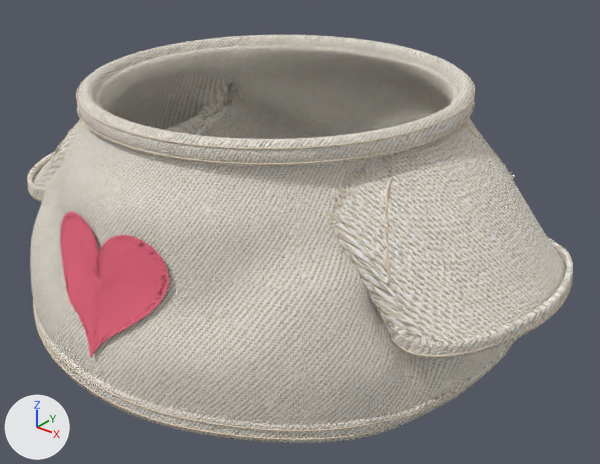
An edit to the glTF model assets/runner/accessories/sewn_shirt_love_chick.glb, drawn before and after from the same camera.
The view is the same before and after, from a camera (50 mm lens) standing at (0.597, -0.685, 0.765) and looking at (0.038, 0.015, 0.332). Lighting does not change. The marker at lower left points along +X, +Y and +Z. The older version comes first.

The scene before the commit, as lines of its bpy script (objects in view):
```python
me_dobladillo_de_algodón___cuello = bpy.data.meshes.new('Dobladillo de algodón · Cuello')
me_dobladillo_de_algodón___cuello.from_pydata(...)  # 2048 vertices, 4096 faces; spans x -0.219..0.219, y -0.203..0.244, z 0.488..0.513
me_dobladillo_de_algodón___cuello.materials.append(mat_algodón_crema_grueso)
me_dobladillo_de_manga_cosida_1 = bpy.data.meshes.new('Dobladillo de manga cosida 1')
me_dobladillo_de_manga_cosida_1.from_pydata(...)  # 780 vertices, 1560 faces; spans x 0.198..0.36, y -0.13..0.141, z 0.324..0.396
me_dobladillo_de_manga_cosida_1.materials.append(mat_algodón_crema_grueso)
me_pespunte___cuello_001 = bpy.data.meshes.new('Pespunte · Cuello.001')
me_pespunte___cuello_001.from_pydata(...)  # 1024 vertices, 2048 faces; spans x -0.219..0.219, y -0.203..0.244, z 0.507..0.508
me_pespunte___cuello_001.materials.append(mat_hilo_de_costura_crema)  # beige #e2cfb7
ob_dobladillo_de_algodón___cuello = bpy.data.objects.new('Dobladillo de algodón · Cuello', me_dobladillo_de_algodón___cuello)
ob_dobladillo_de_algodón___cuello.location = (0.0, 0.0, 0.0)
ob_dobladillo_de_manga_cosida_1 = bpy.data.objects.new('Dobladillo de manga cosida 1', me_dobladillo_de_manga_cosida_1)
ob_dobladillo_de_manga_cosida_1.location = (0.0, 0.0, 0.0)
ob_pespunte___cuello_001 = bpy.data.objects.new('Pespunte · Cuello.001', me_pespunte___cuello_001)
ob_pespunte___cuello_001.location = (0.0, 0.0, 0.0)
# also in view: 'Bordado corazón · tejido continuo' at (0.0, -0.253, 0.356); 'Pespunte · Bajo.001' at (0.007, 0.021, 0.257); 'Manga adaptada · Camiseta cosida continua' at (0.0, 0.021, 0.372); 'Dobladillo de algodón · Bajo' at (0.007, 0.021, 0.252)
```
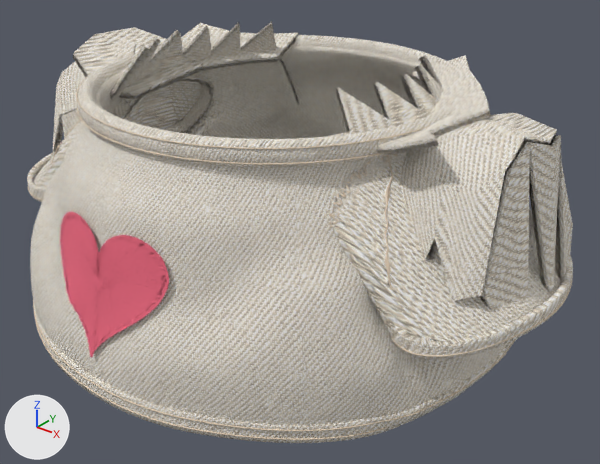
Changed parts and their boxes [x1, y1, x2, y2] in the pictures (600 x 464 px):
'Forro cerrado de unión de hombro', added: after [53, 21, 573, 312]

The change, as a list of edits to the scene's bpy script:
```text
Add me_forro_cerrado_de_unión_de_hombro:
    me_forro_cerrado_de_unión_de_hombro.from_pydata(...)  # 716 vertices, 1260 faces; spans x -0.343..0.352, y -0.11..0.225, z 0.336..0.543
    me_forro_cerrado_de_unión_de_hombro.materials.append(mat_algodón_crema_grueso)
Add ob_forro_cerrado_de_unión_de_hombro:
    ob_forro_cerrado_de_unión_de_hombro = bpy.data.objects.new('Forro cerrado de unión de hombro', me_forro_cerrado_de_unión_de_hombro)
    ob_forro_cerrado_de_unión_de_hombro.location = (0.0, 0.0, 0.0)
```
